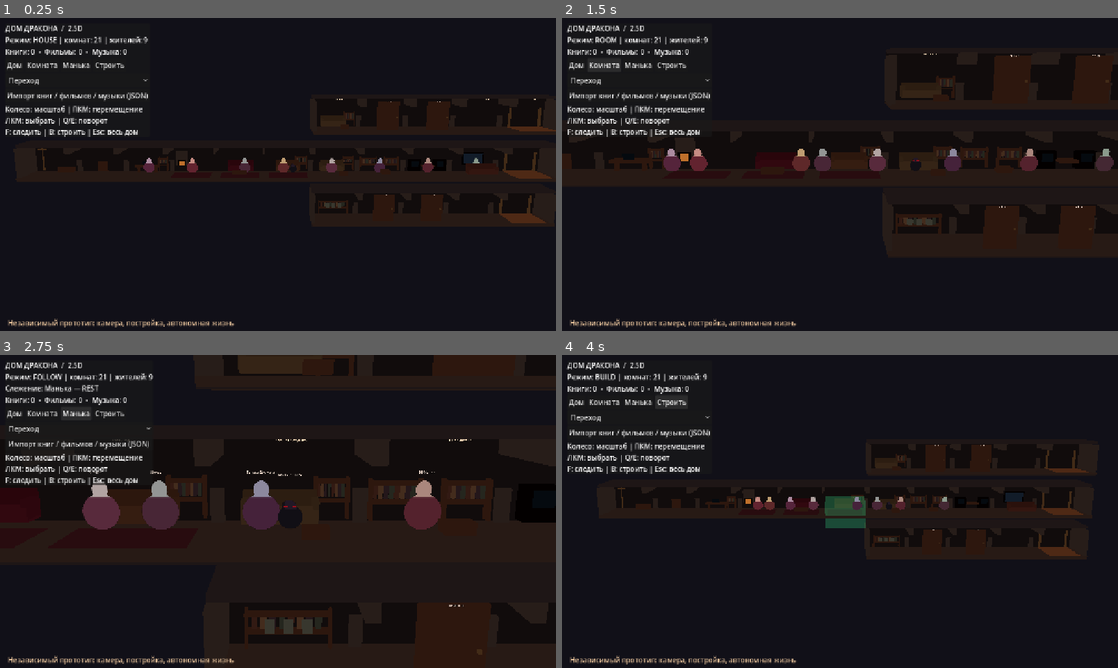
Above: before the commit, frames 1-4 (two rows, left to right).
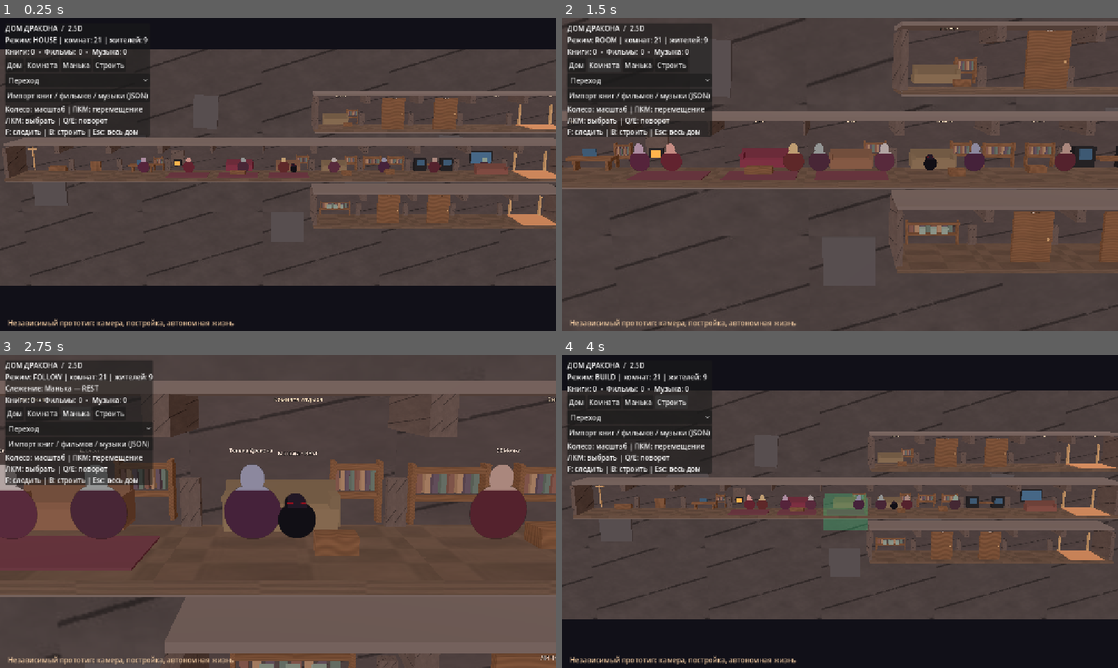
Above: after the commit, the same moments.

Repository: dragon4projects/dragon_home_project
Game: Godot game, scene res://scenes/main.tscn
Same seed, same stepped clock (60 frames per second), same inputs: the game is played once before the commit and once after it.
Inputs:
- Up to frame 1 (0.25 s): no input
- Up to frame 2 (1.5 s): click "Дом" at 0.5 s; click "Комната" at 1.25 s
- Up to frame 3 (2.75 s): click "Манька" at 2 s
- Up to frame 4 (4 s): click "Дом" at 2.75 s; click "Строить" at 3.5 s

The runs differ from the first frame. In frame 1, 68% of the frame differs, in the area x 0-100%, y 10-86%; in frame 2, 91%, in the area x 0-100%, y 0-100%; in frame 3, 91%; in frame 4, 66%.

Commit message:
Add media lifecycle, paired social autonomy, persistence tests and cave textures

Diff:
--- a/dragon_house_clean/scripts/life.gd
+++ b/dragon_house_clean/scripts/life.gd
@@ -1,6 +1,8 @@
 extends RefCounted
+const MediaRuntime = preload("res://scripts/media_runtime.gd")
 ## Autonomous utility/need scheduler. No external events or AI dependency.
 var world
+var media_runtime = MediaRuntime.new()
 var rng := RandomNumberGenerator.new()
 var clock := 0.0
 var max_jobs_per_tick := 2
@@ -18,8 +20,9 @@
 
 func setup(p_world) -> void:
 	world = p_world
+	media_runtime.setup(world)
 	rng.seed = 814223
-	clock = 0.0
+	clock = world.sim_clock
 
 func daypart() -> String:
 	var hour: int = Time.get_datetime_dict_from_system().get("hour", 12)
@@ -60,11 +63,11 @@
 		scores["WORK_CREATE"] += 0.45
 	if actor["id"] == "MANJKA":
 		return {"REST": 0.2 + rest, "PURPOSEFUL_EXPLORE": 1.0 + curiosity}
-	if world.media.get("books", []).is_empty():
+	if media_runtime.available_books().is_empty():
 		scores.erase("READ_BOOK")
-	if world.media.get("films", []).is_empty():
+	if media_runtime.playable("films").is_empty():
 		scores.erase("WATCH_FILM")
-	if world.media.get("tracks", []).is_empty():
+	if media_runtime.playable("tracks").is_empty():
 		scores.erase("LISTEN_MUSIC")
 	return scores
 
@@ -97,6 +100,27 @@
 		return {}
 	return {"intent": best, "room": best_room}
 
+func _choose_partner(actor: Dictionary, destination: Dictionary) -> Dictionary:
+	var best: Dictionary = {}
+	var best_cost := 99999
+	for id in world.residents:
+		var other: Dictionary = world.residents[id]
+		if id == actor["id"] or id == "MANJKA" or not other.get("active", false):
+			continue
+		if other.get("partner_id", "") != "" or other.get("phase", "idle") == "travel":
+			continue
+		if float(other.get("until", 0.0)) > clock:
+			continue
+		if float(other.get("needs", {}).get("social", 0.0)) < 0.15:
+			continue
+		var route: Array = world.find_route(other.get("room_id", ""), destination["id"], id)
+		if route.is_empty():
+			continue
+		if route.size() < best_cost:
+			best_cost = route.size()
+			best = other
+	return best
+
 func _record(message: String) -> void:
 	log.push_back(message)
 	while log.size() > 60:
@@ -111,15 +135,42 @@
 	if route.is_empty():
 		actor["until"] = clock + 15.0
 		return
+	if task["intent"] == "READ_BOOK":
+		var books: Array = media_runtime.available_books()
+		if books.is_empty():
+			actor["until"] = clock + 12.0
+			return
+		var book_id: String = books[rng.randi_range(0, books.size() - 1)]["id"]
+		if not media_runtime.borrow(actor["id"], book_id, int(Time.get_unix_time_from_system())):
+			actor["until"] = clock + 12.0
+			return
+		actor["held_book"] = book_id
+	var session_end := 0.0
+	if task["intent"] == "TALK_PAIR":
+		var other: Dictionary = _choose_partner(actor, room)
+		if other.is_empty():
+			actor["until"] = clock + 10.0
+			return
+		var other_route: Array = world.find_route(other["room_id"], room["id"], other["id"])
+		session_end = clock + maxf(float(route.size()), float(other_route.size())) * 3.2 + 34.0
+		other["intent"] = "TALK_PAIR"
+		other["phase"] = "travel" if other_route.size() > 1 else "perform"
+		other["route"] = other_route
+		other["path_index"] = 1
+		other["until"] = session_end
+		other["partner_id"] = actor["id"]
+		actor["partner_id"] = other["id"]
+		_record("%s и %s — встретились для разговора" % [actor.get("name", ""), other.get("name", "")])
 	actor["intent"] = task["intent"]
 	actor["phase"] = "travel" if route.size() > 1 else "perform"
 	actor["route"] = route
 	actor["path_index"] = 1
-	actor["until"] = clock + rng.randf_range(20.0, 40.0)
+	actor["until"] = session_end if task["intent"] == "TALK_PAIR" else clock + rng.randf_range(20.0, 40.0) + float(route.size()) * 2.0
 	var habits: Dictionary = actor.get("habits", {})
 	habits[task["intent"]] = minf(0.3, float(habits.get(task["intent"], 0.0)) + 0.012)
 	actor["habits"] = habits
-	_record("%s → %s" % [actor.get("name", actor["id"]), task["intent"]])
+	if task["intent"] != "TALK_PAIR":
+		_record("%s → %s" % [actor.get("name", actor["id"]), task["intent"]])
 	steps += 1
 
 func _move(actor: Dictionary, delta: float) -> void:
@@ -152,6 +203,7 @@
 
 func tick(delta: float) -> void:
 	clock += delta
+	world.sim_clock = clock
 	var jobs := 0
 	for id in world.residents:
 		var actor: Dictionary = world.residents[id]
@@ -173,5 +225,17 @@
 			continue
 		if jobs >= max_jobs_per_tick:
 			continue
+		if actor.get("partner_id", "") != "":
+			var partner_id: String = actor["partner_id"]
+			actor.erase("partner_id")
+			var partner: Dictionary = world.residents.get(partner_id, {})
+			if partner.get("partner_id", "") == id:
+				partner.erase("partner_id")
+		if actor.get("held_book", "") != "":
+			var book_id: String = actor["held_book"]
+			media_runtime.read(id, book_id, 25.0)
+			media_runtime.return_book(id, book_id)
+			actor.erase("held_book")
+			_record("%s — вернула книгу" % actor.get("name", id))
 		jobs += 1
 		_assign(actor, choose_intent(actor))
--- a/dragon_house_clean/scripts/main.gd
+++ b/dragon_house_clean/scripts/main.gd
@@ -15,8 +15,8 @@
 var material_cache: Dictionary = {}
 var desired_focus := Vector3.ZERO
 var smooth_focus := Vector3.ZERO
-var zoom := 49.0
-var zoom_current := 49.0
+var zoom := 47.0
+var zoom_current := 47.0
 var yaw := 0.0
 var current_mode := "HOUSE"
 var follow_id := ""
@@ -35,12 +35,12 @@
 var menu: OptionButton
 var catalog_picker: FileDialog
 var palette := {
-	"rock": Color("#302d32"), "border": Color("#48424a"),
-	"rock_light": Color("#5b5050"), "wood": Color("#654538"),
-	"bronze": Color("#90704d"), "copper": Color("#a76c48"),
+	"rock": Color("#665a5b"), "border": Color("#675957"),
+	"rock_light": Color("#83706a"), "wood": Color("#98755d"),
+	"bronze": Color("#ae8860"), "copper": Color("#bd8058"),
 	"couch": Color("#6e253a"), "rug": Color("#5c2d39"),
-	"light": Color("#dca365"), "screen": Color("#1b2839"),
-	"book": Color("#715d53"), "floor": Color("#5a4a47"),
+	"light": Color("#f0bb78"), "screen": Color("#32516f"),
+	"book": Color("#9a7966"), "floor": Color("#8d7569"),
 	"black": Color("#171418")
 }
 var room_names := {
@@ -68,10 +68,16 @@
 	env.background_mode = Environment.BG_COLOR
 	env.background_color = Color("#111018")
 	env.ambient_light_source = Environment.AMBIENT_SOURCE_COLOR
-	env.ambient_light_color = Color("#998779")
-	env.ambient_light_energy = 0.62
+	env.ambient_light_color = Color("#c8b6a6")
+	env.ambient_light_energy = 1.04
 	ambient.environment = env
 	add_child(ambient)
+	var sun := DirectionalLight3D.new()
+	sun.rotation_degrees = Vector3(-30, -23, 0)
+	sun.light_energy = 0.78
+	sun.shadow_enabled = false
+	add_child(sun)
+	make_mountain()
 	room_root = Node3D.new()
 	room_root.name = "Rooms"
 	add_child(room_root)
@@ -93,6 +99,16 @@
 	var m := StandardMaterial3D.new()
 	m.albedo_color = color
 	m.roughness = 0.88
+	var texture_path := ""
+	if color == palette["rock"] or color == palette["rock_light"]:
+		texture_path = "res://assets/textures/basalt.jpg"
+	elif color == palette["wood"]:
+		texture_path = "res://assets/textures/wood.jpg"
+	elif color == palette["floor"]:
+		texture_path = "res://assets/textures/floor.jpg"
+	if texture_path != "" and ResourceLoader.exists(texture_path):
+		m.albedo_texture = load(texture_path)
+		m.uv1_scale = Vector3(2.0, 2.0, 1.0)
 	if emissive:
 		m.emission_enabled = true
 		m.emission = color
@@ -109,6 +125,26 @@
 	node.material_override = mat(color, emissive)
 	parent.add_child(node)
 	return node
+
+func make_mountain() -> void:
+	# Tiled original basalt atlas behind the cutaway, not rectangular checkerboard.
+	var shell := Node3D.new()
+	shell.name = "MountainMassBehindRooms"
+	add_child(shell)
+	var rock := box(shell, Vector3(-0.5, -1.0, -5.6), Vector3(83, 26, 0.8), Color("#6f696a"))
+	var material := StandardMaterial3D.new()
+	material.albedo_color = Color("#655d5e")
+	material.albedo_texture = load("res://assets/textures/basalt.jpg")
+	material.roughness = 1.0
+	material.uv1_scale = Vector3(19.0, 6.0, 1.0)
+	rock.material_override = material
+	# Only a few irregular framing buttresses, no regular brick mosaic.
+	for idx in range(10):
+		var x := float(idx - 4) * 8.5
+		var y := -7.0 + float(idx % 4) * 4.2
+		var support := box(shell, Vector3(x, y, -4.9),
+			Vector3(2.5 + float(idx % 3), 3.4, 0.28), Color("#4b4549"))
+		support.rotation.z = 0.07 * float((idx % 3) - 1)
 
 func label3(parent: Node3D, content: String, pos: Vector3, size: int, color: Color) -> Label3D:
 	var l := Label3D.new()
@@ -371,6 +407,7 @@
 
 func _import_media(path: String) -> void:
 	if world.import_catalog(path):
+		life.media_runtime.setup(world)
 		notice.text = "Медиатека импортирована: " + path.get_file()
 	else:
 		notice.text = "Ошибка каталога: нужен JSON с books/films/tracks (id, title)"
@@ -383,11 +420,11 @@
 	current_mode = mode
 	match mode:
 		"HOUSE":
-			zoom = 54.0
+			zoom = 49.0
 			desired_focus = Vector3(-0.6, 0, 0)
 			follow_id = ""
 		"ROOM":
-			zoom = 14.0
+			zoom = 9.0
 			follow_id = ""
 			if selected_room != "":
 				var r: Dictionary = world.room_by_id(selected_room)
@@ -453,7 +490,7 @@
 	if event is InputEventMouseButton:
 		var e: InputEventMouseButton = event
 		if e.button_index == MOUSE_BUTTON_WHEEL_UP and e.pressed:
-			zoom = maxf(9.0, zoom * 0.87)
+			zoom = maxf(4.5, zoom * 0.87)
 		elif e.button_index == MOUSE_BUTTON_WHEEL_DOWN and e.pressed:
 			zoom = minf(89.0, zoom * 1.15)
 		elif e.button_index == MOUSE_BUTTON_RIGHT:
--- /dev/null
+++ b/dragon_house_clean/scripts/media_runtime.gd
@@ -0,0 +1,111 @@
+extends RefCounted
+## Physical-media lifecycle, independent from camera and autonomous planner.
+## Catalogue entries are explicit. No invented titles, playback or ownership.
+var world
+
+func setup(model) -> void:
+	world = model
+	_normalize_catalogue()
+
+func _normalize_catalogue() -> void:
+	for book in world.media.get("books", []):
+		if not book.has("holder_id"):
+			book["holder_id"] = ""
+		if not book.has("location_room_id"):
+			var rooms: Array = world.matching_rooms(["library"])
+			book["location_room_id"] = rooms[0]["id"] if not rooms.is_empty() else ""
+		if not book.has("idle_since"):
+			book["idle_since"] = 0
+		if not book.has("progress_by_actor"):
+			book["progress_by_actor"] = {}
+		if not book.has("owner_id"):
+			book["owner_id"] = ""
+
+func _lookup(kind: String, id: String) -> Dictionary:
+	for entry in world.media.get(kind, []):
+		if entry.get("id", "") == id:
+			return entry
+	return {}
+
+func available_books() -> Array:
+	var out: Array = []
+	for book in world.media.get("books", []):
+		if book.get("holder_id", "") == "" and book.get("location_room_id", "") != "":
+			out.append(book)
+	return out
+
+func borrow(actor_id: String, book_id: String, now: int = 0) -> bool:
+	var actor: Dictionary = world.residents.get(actor_id, {})
+	var book: Dictionary = _lookup("books", book_id)
+	if not actor.get("active", false) or book.is_empty():
+		return false
+	if book.get("holder_id", "") != "" or book.get("location_room_id", "") == "":
+		return false
+	book["holder_id"] = actor_id
+	book["location_room_id"] = ""
+	book["idle_since"] = 0
+	book["borrowed_at"] = now
+	return true
+
+func read(actor_id: String, book_id: String, seconds: float) -> bool:
+	var book: Dictionary = _lookup("books", book_id)
+	if book.is_empty() or book.get("holder_id", "") != actor_id:
+		return false
+	var progress: Dictionary = book.get("progress_by_actor", {})
+	progress[actor_id] = maxf(0.0, float(progress.get(actor_id, 0.0)) + seconds)
+	book["progress_by_actor"] = progress
+	return true
+
+func drop_book(actor_id: String, book_id: String, now: int) -> bool:
+	var book: Dictionary = _lookup("books", book_id)
+	if book.is_empty() or book.get("holder_id", "") != actor_id:
+		return false
+	book["holder_id"] = ""
+	book["idle_since"] = now
+	# No shelf location while abandoned. This is not a second copy.
+	return true
+
+func return_book(actor_id: String, book_id: String, destination_id: String = "") -> bool:
+	var book: Dictionary = _lookup("books", book_id)
+	if book.is_empty() or book.get("holder_id", "") != actor_id:
+		return false
+	var room: Dictionary = world.room_by_id(destination_id)
+	if room.is_empty() or not ["library", "rest", "study"].has(room.get("type", "")):
+		var rooms: Array = world.matching_rooms(["library", "rest", "study"])
+		if rooms.is_empty():
+			return false
+		room = rooms[0]
+	book["holder_id"] = ""
+	book["location_room_id"] = room["id"]
+	book["idle_since"] = 0
+	return true
+
+func cleanup_abandoned(now: int) -> int:
+	var count := 0
+	for book in world.media.get("books", []):
+		if book.get("holder_id", "") != "" or book.get("location_room_id", "") != "":
+			continue
+		var abandoned_at: int = int(book.get("idle_since", 0))
+		if abandoned_at <= 0 or now - abandoned_at < 86400:
+			continue
+		var rooms: Array = world.matching_rooms(["library", "rest", "study"])
+		if rooms.is_empty():
+			continue
+		book["location_room_id"] = rooms[0]["id"]
+		book["idle_since"] = 0
+		count += 1
+	return count
+
+func playable(kind: String) -> Array:
+	var out: Array = []
+	for item in world.media.get(kind, []):
+		var file_path: String = str(item.get("file_path", ""))
+		if file_path != "" and (FileAccess.file_exists(file_path) or ResourceLoader.exists(file_path)):
+			out.append(item)
+	return out
+
+func can_watch(actor_id: String, item_id: String, room_id: String) -> bool:
+	return world.residents.get(actor_id, {}).get("active", false) and world.room_by_id(room_id).get("type", "") == "cinema" and not _lookup("films", item_id).is_empty() and playable("films").any(func(item): return item["id"] == item_id)
+
+func can_listen(actor_id: String, item_id: String, room_id: String) -> bool:
+	return world.residents.get(actor_id, {}).get("active", false) and world.room_by_id(room_id).get("type", "") == "music" and not _lookup("tracks", item_id).is_empty() and playable("tracks").any(func(item): return item["id"] == item_id)
--- a/dragon_house_clean/scripts/world_model.gd
+++ b/dragon_house_clean/scripts/world_model.gd
@@ -1,6 +1,8 @@
 extends RefCounted
 ## One authoritative local simulation state. No chat/LLM interfaces.
 const SAVE_PATH := "user://dragon_house_world_v01.json"
+var save_path: String = SAVE_PATH
+var sim_clock: float = 0.0
 const MODULE_W := 4.8
 const FLOOR_H := 4.6
 const ROOM_TYPES := ["arrival", "corridor", "common", "study", "rest", "library", "cinema", "music", "workshop", "private", "lift", "artifact"]
@@ -143,6 +145,7 @@
 	rooms.clear()
 	residents.clear()
 	next_room_id = 1
+	sim_clock = 0.0
 	# CORE, a working lift shaft, two residential terraces, genuine cutaway depth.
 	for record in [
 		[-5, 0, "arrival"], [-4, 0, "corridor"], [-3, 0, "study"],
@@ -187,11 +190,11 @@
 	media = {"books": [], "films": [], "tracks": []}
 
 func load_or_seed() -> void:
-	if not FileAccess.file_exists(SAVE_PATH):
+	if not FileAccess.file_exists(save_path):
 		seed_world()
 		save_world()
 		return
-	var f := FileAccess.open(SAVE_PATH, FileAccess.READ)
+	var f := FileAccess.open(save_path, FileAccess.READ)
 	if f == null:
 		seed_world()
 		return
@@ -203,13 +206,14 @@
 	residents = parsed["residents"]
 	media = parsed.get("media", {"books": [], "films": [], "tracks": []})
 	next_room_id = int(parsed.get("next_room_id", rooms.size() + 1))
+	sim_clock = float(parsed.get("sim_clock", 0.0))
 
 func save_world() -> bool:
-	var f := FileAccess.open(SAVE_PATH, FileAccess.WRITE)
+	var f := FileAccess.open(save_path, FileAccess.WRITE)
 	if f == null:
 		return false
 	f.store_string(JSON.stringify({"schema": 1, "rooms": rooms, "residents": residents,
-		"media": media, "next_room_id": next_room_id}, "\t"))
+		"media": media, "next_room_id": next_room_id, "sim_clock": sim_clock}, "\t"))
 	f.close()
 	return true
 
--- /dev/null
+++ b/dragon_house_clean/tests/screenshot_room.gd
@@ -0,0 +1,15 @@
+extends SceneTree
+func _initialize() -> void:
+	call_deferred("capture")
+func capture() -> void:
+	var scene = load("res://scenes/main.tscn").instantiate()
+	root.add_child(scene)
+	current_scene = scene
+	scene.selected_room = scene.world.get_room(-1, 0)["id"]
+	scene.set_mode("ROOM")
+	for i in range(110):
+		await process_frame
+	var img: Image = root.get_texture().get_image()
+	img.save_png("/home/user/dragon-house-fresh/room-proof.png")
+	print("ROOM_PROOF:",img.get_width(),"x",img.get_height())
+	quit(0)
--- /dev/null
+++ b/dragon_house_clean/tests/test_media.gd
@@ -0,0 +1,37 @@
+extends SceneTree
+const W = preload("res://scripts/world_model.gd")
+const M = preload("res://scripts/media_runtime.gd")
+func _initialize() -> void:
+	var w = W.new()
+	w.seed_world()
+	w.media["books"] = [{"id": "book:test", "title": "Test fixture only"}]
+	var m = M.new()
+	m.setup(w)
+	assert(m.available_books().size() == 1)
+	assert(m.borrow("RES_01", "book:test", 100), "Borrow")
+	assert(not m.borrow("RES_02", "book:test", 101), "Cannot borrow second physical copy")
+	assert(m.available_books().is_empty())
+	assert(m.read("RES_01", "book:test", 90.0))
+	assert(m._lookup("books", "book:test")["progress_by_actor"]["RES_01"] == 90.0)
+	assert(m.return_book("RES_01", "book:test"))
+	assert(m.available_books().size() == 1)
+	assert(m.borrow("RES_02", "book:test", 200))
+	assert(m.drop_book("RES_02", "book:test", 201))
+	assert(m.cleanup_abandoned(201 + 86399) == 0)
+	assert(m.cleanup_abandoned(201 + 86400) == 1)
+	assert(m.available_books().size() == 1)
+	assert(not m.can_watch("RES_01", "missing", w.get_room(4, 0)["id"]))
+	assert(not m.can_listen("RES_01", "missing", w.get_room(3, 0)["id"]))
+	w.save_path = "user://test_media_world_only.json"
+	w.sim_clock = 12345.75
+	assert(w.save_world())
+	var recovered = W.new()
+	recovered.save_path = w.save_path
+	recovered.load_or_seed()
+	assert(is_equal_approx(recovered.sim_clock, 12345.75))
+	assert(recovered.media["books"].size() == 1)
+	assert(recovered.media["books"][0]["progress_by_actor"]["RES_01"] == 90.0)
+	assert(recovered.get_room(6, 0).is_empty())
+	DirAccess.remove_absolute(ProjectSettings.globalize_path(w.save_path))
+	print("MEDIA_LIFECYCLE_TEST_PASS physical=1 conflict=denied overdue=24h persisted=yes")
+	quit(0)
--- /dev/null
+++ b/dragon_house_clean/tests/test_social.gd
@@ -0,0 +1,20 @@
+extends SceneTree
+const W = preload("res://scripts/world_model.gd")
+const L = preload("res://scripts/life.gd")
+func _initialize() -> void:
+	var w = W.new()
+	w.seed_world()
+	var l = L.new()
+	l.setup(w)
+	var actor: Dictionary = w.residents["RES_01"]
+	var place: Dictionary = w.get_room(-1, 0)
+	l._assign(actor, {"intent": "TALK_PAIR", "room": place})
+	var partner_id: String = actor.get("partner_id", "")
+	assert(partner_id != "", "Social session must reserve actual partner")
+	var partner: Dictionary = w.residents[partner_id]
+	assert(partner.get("partner_id", "") == "RES_01", "Reservation must be reciprocal")
+	assert(partner.get("intent", "") == "TALK_PAIR", "Second resident must participate")
+	assert(is_equal_approx(float(partner["until"]), float(actor["until"])))
+	assert(l.log.size() > 0 and str(l.log[-1]).contains("разговора"))
+	print("SOCIAL_PAIR_TEST_PASS: ", actor["name"], " + ", partner["name"])
+	quit(0)
Binary file added: dragon_house_clean/assets/textures/basalt.jpg
Binary file added: dragon_house_clean/assets/textures/floor.jpg
Binary file added: dragon_house_clean/assets/textures/wood.jpg
Not shown, added: dragon_house_clean/scripts/media_runtime.gd.uid
Not shown, added: dragon_house_clean/tests/test_media.gd.uid
Not shown, added: dragon_house_clean/tests/test_social.gd.uid
Not shown, changed: dragon_house_clean/docs/BEHAVIOR.md
Not shown, changed: dragon_house_clean/docs/DESIGN.md
